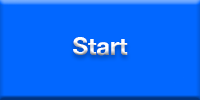
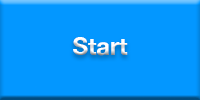
Revision of a layered 200x100 image; what changed, layer by layer:
painted on "Layer 0" over [0, 0, 200, 100]
